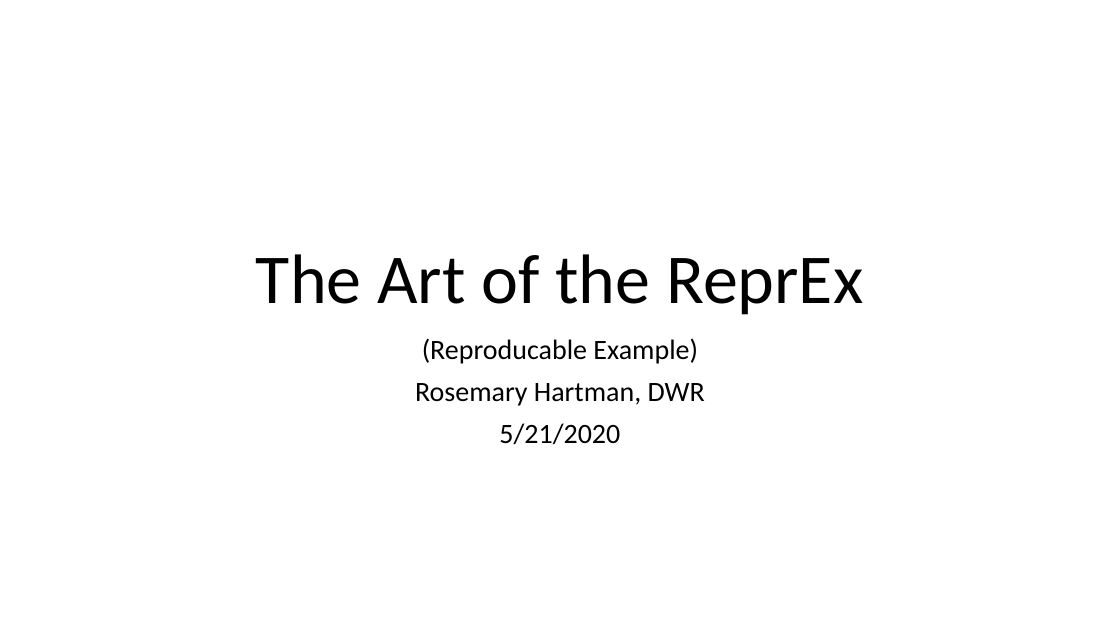
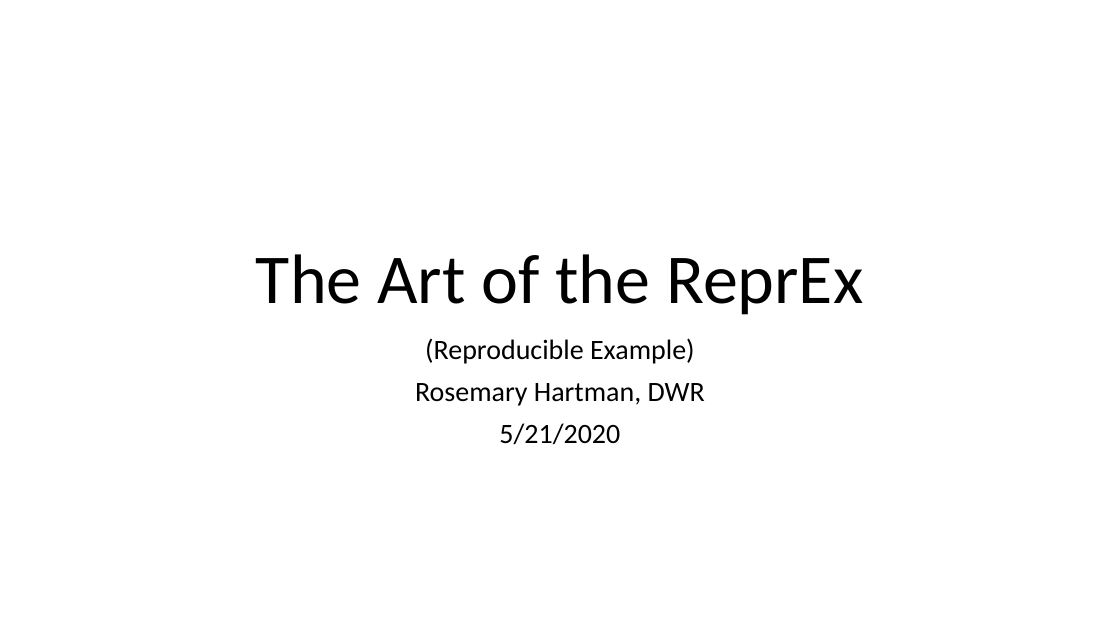
Before and after one commit to InteragencyEcologicalProgram/DataScience, a slide deck: slide 1 of 2020.05.21/The Art of the ReprEx.pptx. Drawn at 1120x630 pixels with LibreOffice and Linux fonts; fonts in the diff are those of the drawing. Boxes give left, top, right and bottom in pixels: in the first picture for what was removed or moved away, otherwise in the second. Text is boxed around its words. In the diff, an @@ line names an element or a change of style, - is before the commit and + after.

```diff
--- a/2020.05.21/The Art of the ReprEx.pptx
+++ b/2020.05.21/The Art of the ReprEx.pptx
@@ subtitle at <box>425,338,695,364</box>: text changed @@
-(Reproducable Example)
+(Reproducible Example)
```
Also in this commit, not shown: 2 other slides changed, 1 slide added, 1 other file.
